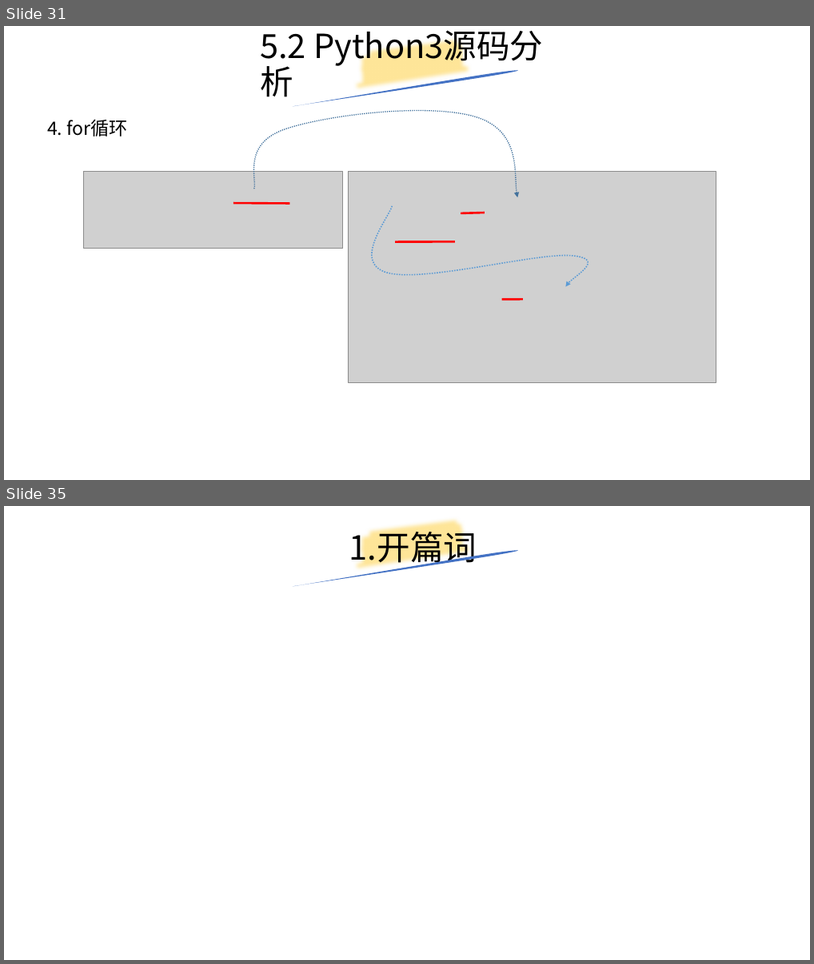
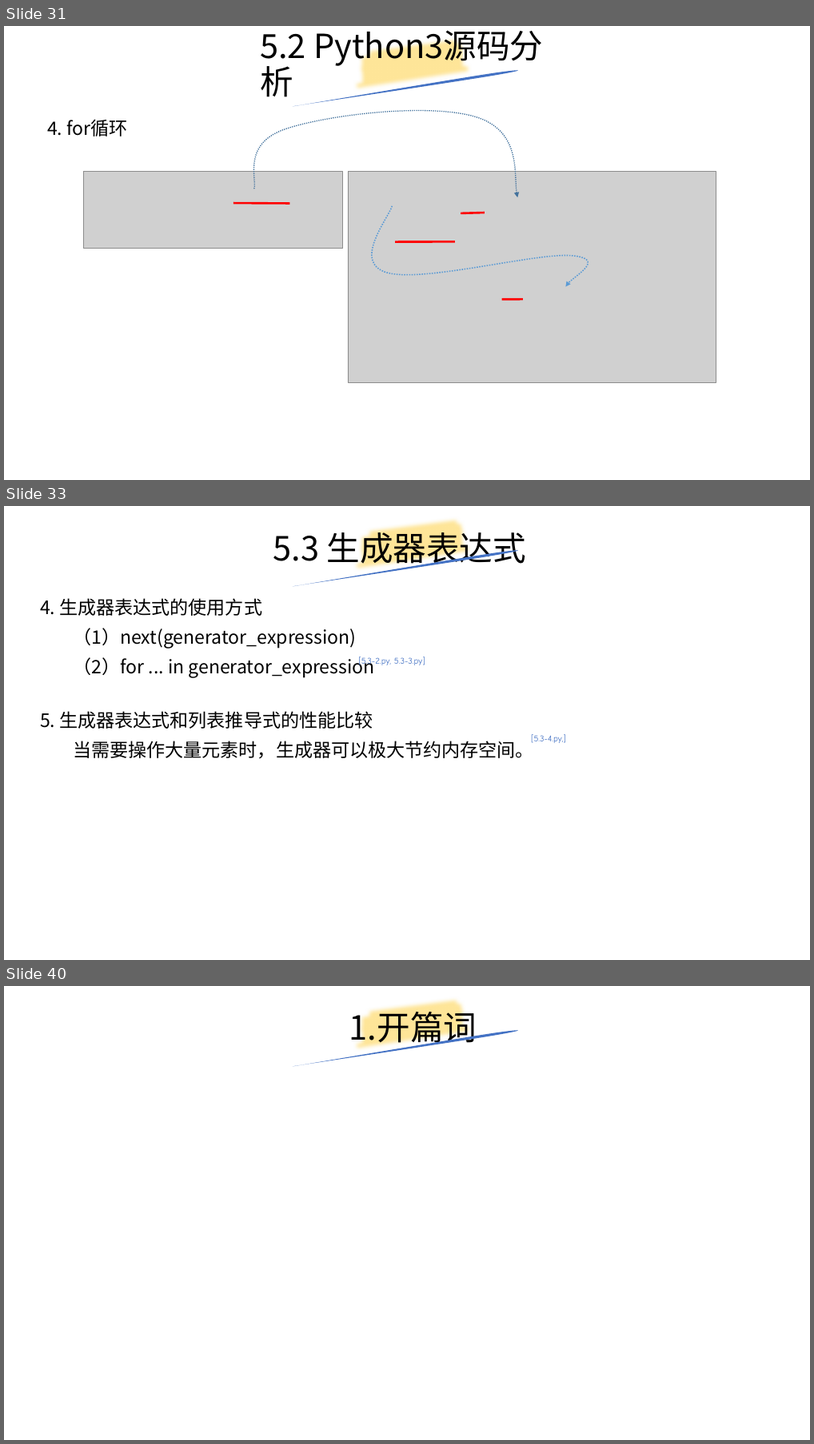
Before and after one commit to yiwenliu/CorePython, a slide deck: PPT/CorePython.pptx. Shown one above the other, each under a label of ours: slides 31 and 35 before the commit, slides 31, 33 and 40 after it; the slides between them are not shown. The pictures are 814x964 and 814x1444 pixels, drawn with LibreOffice and Linux fonts; fonts in the diff are those of the drawing; grey boxes stand for pictures. Boxes give left, top, right and bottom in pixels: in the first picture for what was removed or moved away, otherwise in the second. Text is boxed around its words. In the diff, an @@ line names an element or a change of style, - is before the commit and + after.

```diff
--- a/PPT/CorePython.pptx
+++ b/PPT/CorePython.pptx
@@ slide 33 added at [4,506,810,960], background #FFFFFF @@
@@ title added at [273,527,526,568], 39.6 pt, text #000000 @@
+5.3 生成器表达式
@@ freeform shape added at [353,506,476,586], outline #FFE699 16 pt @@
@@ freeform shape added at [292,549,519,586], fill #4472C4 @@
@@ text added at [40,598,375,678], 22 pt, text #000000 @@
+4. 生成器表达式的使用方式
+（1）next(generator_expression)
+（2）for ... in generator_expression
@@ text added at [358,656,426,668], 18 pt, text #4472C4 @@
+[5.3-2.py, 5.3-3.py]
@@ text added at [40,711,534,759], 22 pt, text #000000 @@
+5. 生成器表达式和列表推导式的性能比较
+当需要操作大量元素时，生成器可以极大节约内存空间。
@@ text added at [531,734,566,743], 18 pt, text #4472C4 @@
+[5.3-4.py,]
@@ what was slide 35 is now slide 40 @@
```
Also in this commit, not shown: 7 slides changed, 5 other slides added, 1 slide removed, 12 other files.
